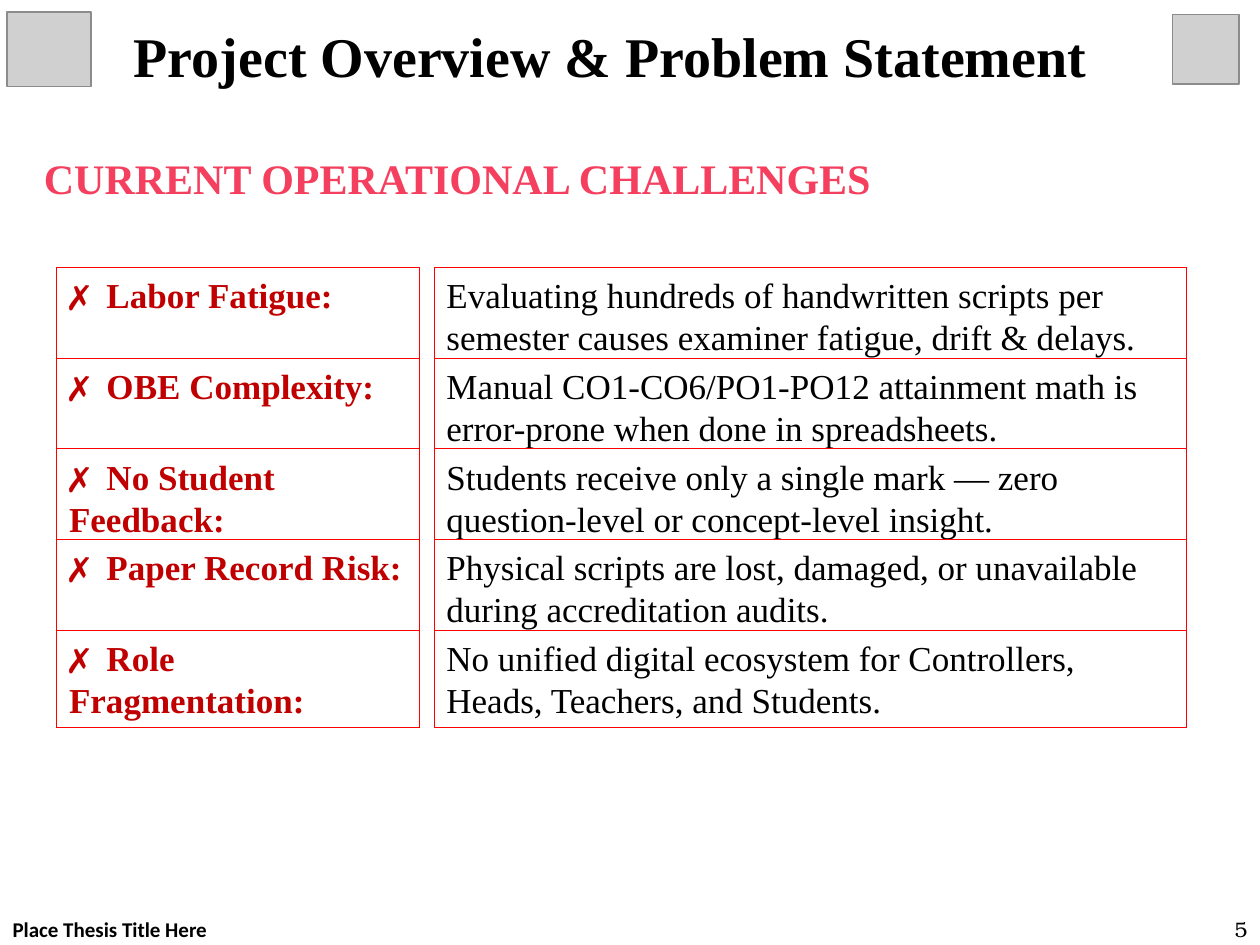
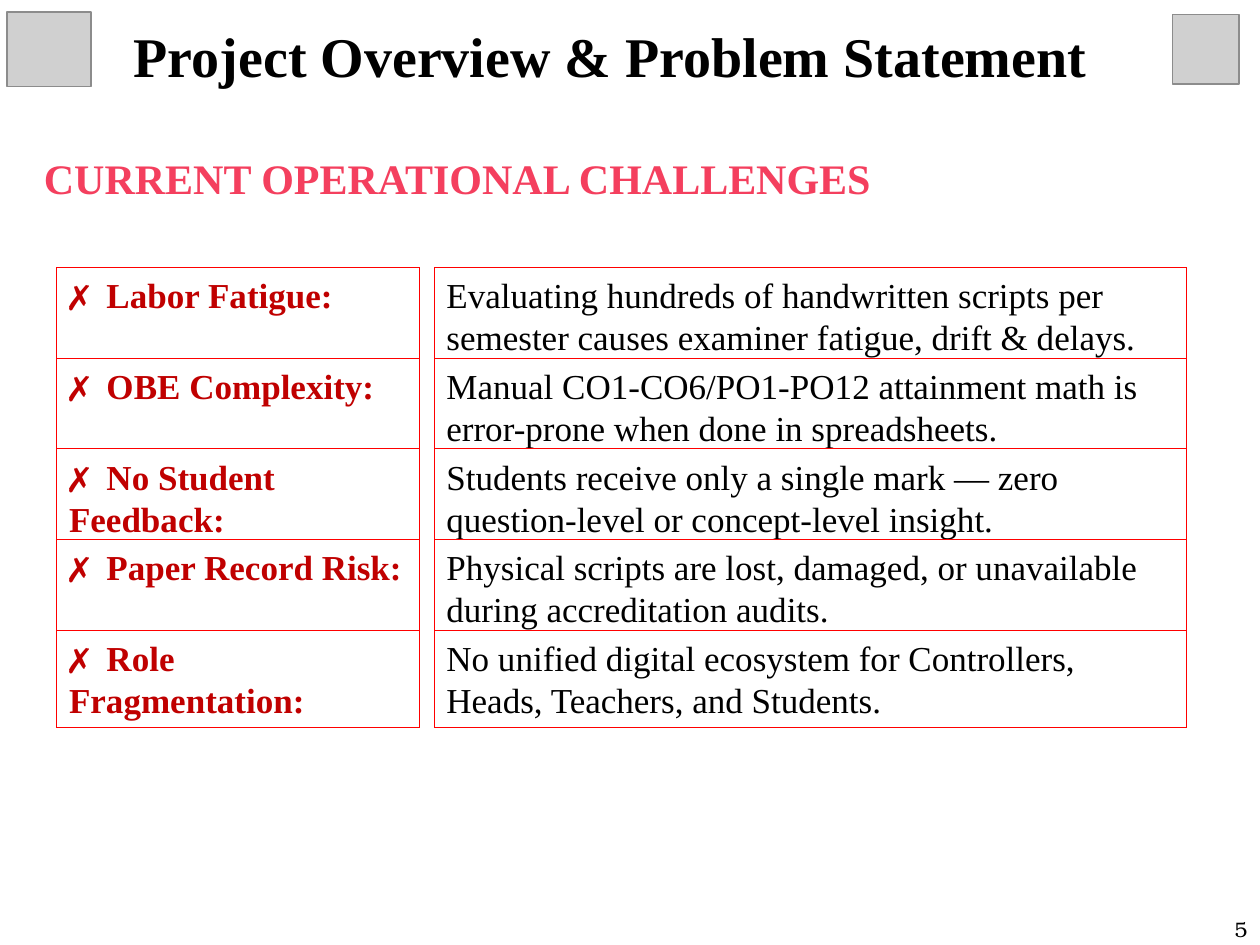
Before and after one commit to hijbullahx/IntelliGrade, a slide deck: slide 5 of materials/Presentation/FINAL_ppt.pptx [mine].pptx. Drawn at 1260x945 pixels with LibreOffice and Linux fonts; fonts in the diff are those of the drawing; grey boxes stand for pictures. Boxes give left, top, right and bottom in pixels: in the first picture for what was removed or moved away, otherwise in the second. Text is boxed around its words. In the diff, an @@ line names an element or a change of style, - is before the commit and + after.

Commit message:
docs: update practicum presentation decks and ignore temporary office lock files

```diff
--- a/materials/Presentation/FINAL_ppt.pptx [mine].pptx
+++ b/materials/Presentation/FINAL_ppt.pptx [mine].pptx
@@ text removed at [13,922,207,937] @@
-Place Thesis Title Here
```
Also in this commit, not shown: 2 other files.
